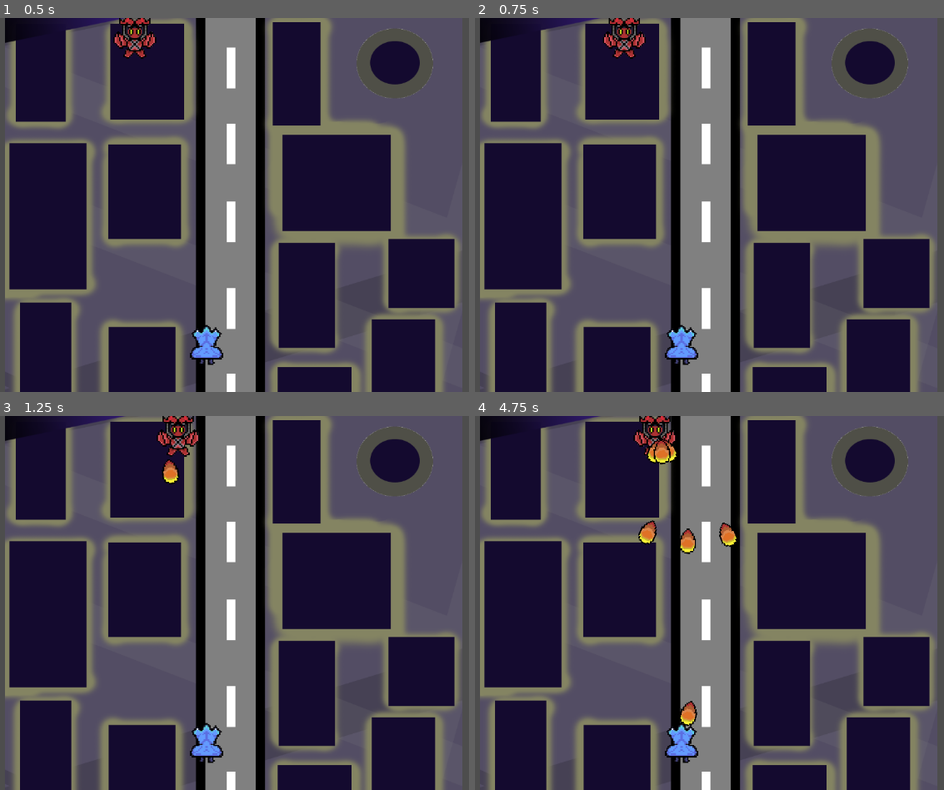
Above: before the commit, frames 1-4 (two rows, left to right).
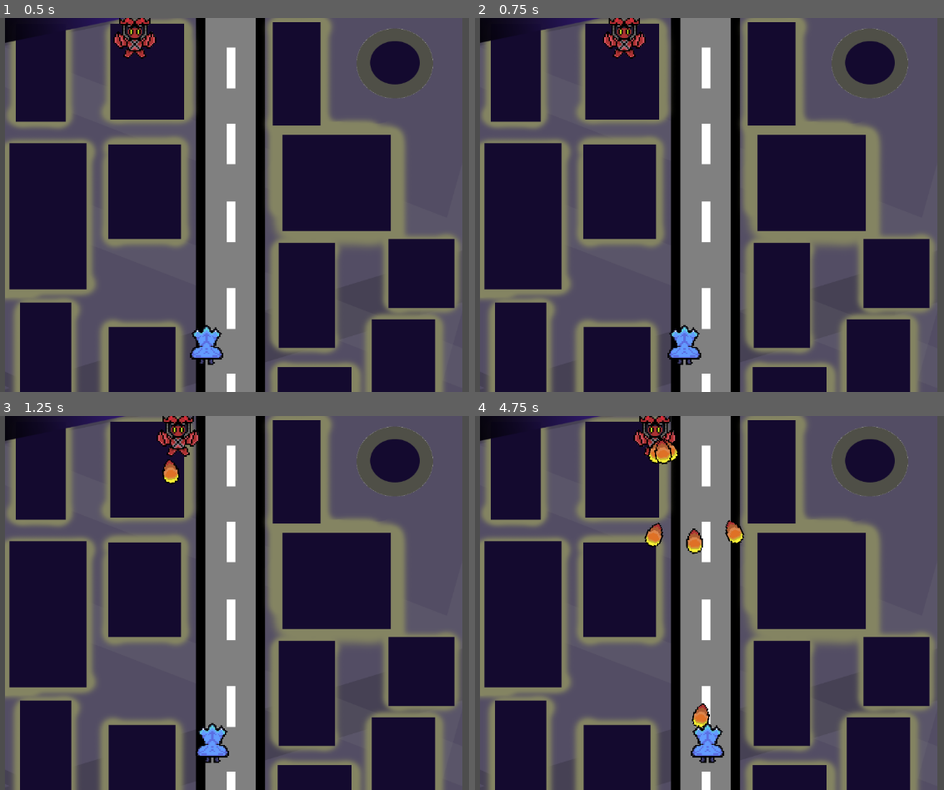
Above: after the commit, the same moments.

Repository: starlight426/knighthacks25
Game: Godot game, scene res://main.tscn
Two runs of this game, one before a commit and one after it. Both use one fixed random seed, a clock stepped at 60 frames per second and the inputs below.
Inputs:
- Up to frame 1 (0.5 s): no input
- Up to frame 2 (0.75 s): no input
- Up to frame 3 (1.25 s): no input
- Up to frame 4 (4.75 s): no input

Frame 1 is identical in both runs. In frame 2, 0.4% of the frame differs, in the area x 40-49%, y 81-93%; in frame 3, 0.5%; in frame 4, 2.2%, in the area x 34-58%, y 6-93%.

Commit message:
score + moving

Diff:
--- a/player.gd
+++ b/player.gd
@@ -4,6 +4,8 @@
 
 signal player_die
 
+
+var score = 0
 
 #data
 var closest_bullet = null
@@ -24,8 +26,9 @@
 
 
 func _ready() -> void:
-	pass
-
+	for i in range(0,20):
+		await get_tree().create_timer(0.5).timeout
+		move_right()
 
 
 func _physics_process(delta: float) -> void:
@@ -69,11 +72,25 @@
 	#print(back_has_more_bullets)
 
 
+	score += 1
 
 
 func die():
 	player_die.emit()
 	pass
+
+func move_left():
+	position.x -= 5
+
+func move_right():
+	position.x += 5
+
+func move_up():
+	position.y -= 5
+
+func move_down():
+	position.y += 5
+
 
 
 func _on_hitbox_body_entered(body: Node2D) -> void:
